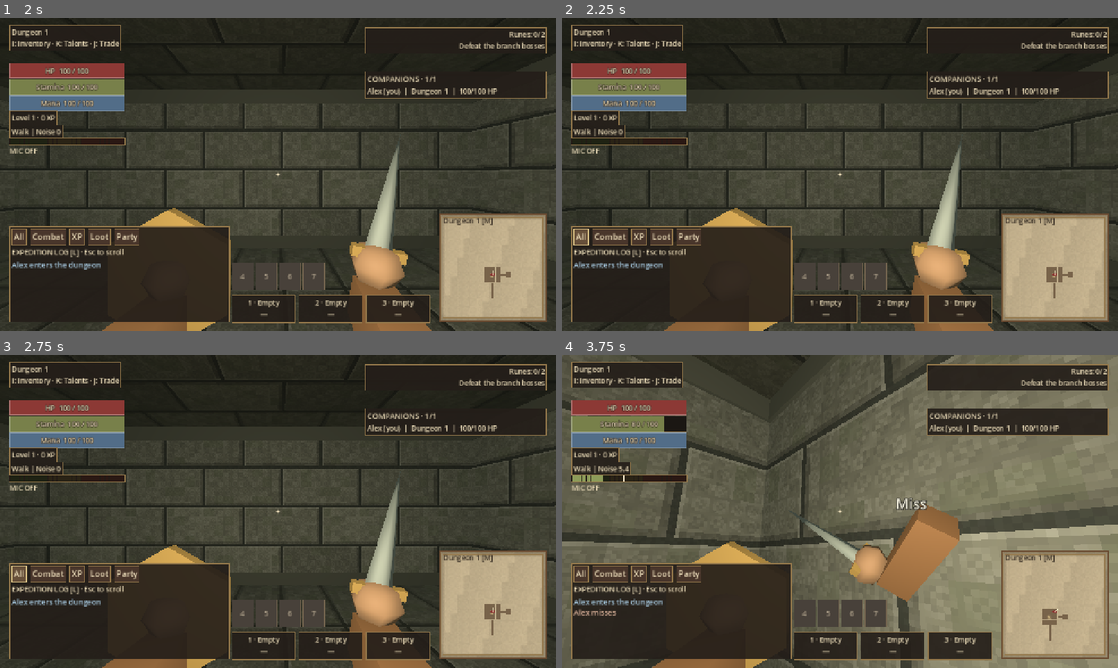
Above: before the commit, frames 1-4 (two rows, left to right).
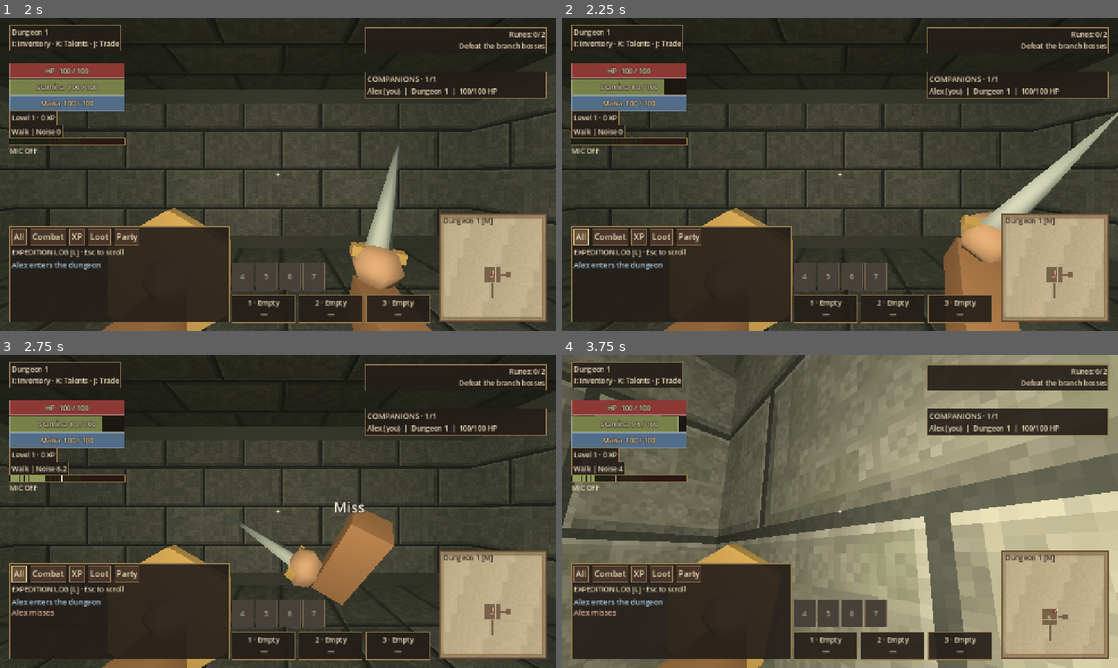
Above: after the commit, the same moments.

Repository: tdonnenfeld/LABIJ
Game: Godot game, scene res://game/main.tscn
Two runs of this game, one before a commit and one after it. Both use one fixed random seed, a clock stepped at 60 frames per second and the inputs below. Sound files missing from this copy of the repository are replaced by a short silence.
Inputs (mouse positions are in pixels of both pictures, inside the frame that each line leads up to):
- Up to frame 1 (2 s): click (200, 83) at 0.52 s; type "Alex" at 0.6 s; click "Solo" at 1.25 s
- Up to frame 2 (2.25 s): click "All" at 2 s
- Up to frame 3 (2.75 s): no input
- Up to frame 4 (3.75 s): tap Enter at 2.75 s; move the mouse to (867, 511) at 2.77 s; hold Alt 2.78-3.53 s; hold W from 2.78 s (still down); tap 0 at 2.85 s; click (867, 511) at 2.92 s; move the mouse to (812, 511) at 3.52 s; tap Alt at 3.6 s

Frame 1 is identical in both runs. In frame 2, 6.0% of the frame differs, in the area x 6-100%, y 19-100%; in frame 3, 6.2%; in frame 4, 40%, in the area x 0-100%, y 0-100%.

Commit message:
Integrate FPS trigger, spell hotkeys, aiming zoom and replicated bow charge

Diff:
--- a/game/main.gd
+++ b/game/main.gd
@@ -74,6 +74,7 @@
 var atmosphere_floor := -1
 var cancel_join_button: Button
 var input_age: Dictionary = {}
+var local_trigger := false
 var selected_profile: Array = ["", 0, 0]
 var noise_label: Label
 var target_label: Label
@@ -496,6 +497,7 @@
 	slider.value_changed.connect(func(value: float): settings.set_volume(bus, value); settings.save_file())
 
 func _start() -> void:
+	local_trigger = false
 	if not dedicated and not actors.has(multiplayer.get_unique_id()):
 		return
 	connecting = false
@@ -597,6 +599,7 @@
 	status.text = "Generating expedition..."
 
 func _failed(message: String = "Choose Solo, Host or Join") -> void:
+	local_trigger = false
 	active = false
 	connecting = false
 	bootstrapping = false
@@ -852,10 +855,7 @@
 	elif settings.matches(event, "discover"):
 		_talent_action("discover", "", 0)
 	elif settings.matches(event, "attack"):
-		if multiplayer.is_server():
-			attack_requests[multiplayer.get_unique_id()] = true
-		else:
-			request_attack.rpc_id(1)
+		return
 	elif event is InputEventMouseMotion:
 		yaw -= event.relative.x * 0.002 * settings.sensitivity
 		pitch = clampf(pitch - event.relative.y * 0.002 * settings.sensitivity, -1.4, 1.4)
@@ -867,9 +867,16 @@
 				else:
 					request_belt.rpc_id(1, i)
 				return
+		if event is InputEventKey and event.pressed and not event.echo and event.physical_keycode == KEY_0:
+			_talent_action("select_spell", "", -1)
+			return
 		for i in range(3):
 			if settings.matches(event, "ability%d" % (i + 1)):
-				_talent_action("activate", "", i)
+				var actor = actors.get(multiplayer.get_unique_id())
+				if actor != null and not actor.Spells.get_spell(actor.skills.slots[i]).is_empty() and not Input.is_physical_key_pressed(KEY_ALT):
+					_talent_action("select_spell", "", i)
+				else:
+					_talent_action("activate", "", i)
 				return
 
 func _physics_process(delta: float) -> void:
@@ -891,10 +898,18 @@
 		actor.rotation.y = yaw
 		var enabled := Input.mouse_mode == Input.MOUSE_MODE_CAPTURED and not escape_menu.visible and get_window().has_focus()
 		var block := enabled and settings.pressed("block")
+		var held := enabled and settings.pressed("attack")
+		if held != local_trigger:
+			local_trigger = held
+			if multiplayer.is_server():
+				actor.set_trigger(held, not enabled)
+			else:
+				request_trigger.rpc_id(1, held, not enabled)
 		var sprint := enabled and settings.pressed("sprint")
 		var quiet := enabled and settings.pressed("quiet")
 		if multiplayer.is_server():
-			actor.wants_block = block
+			actor.aiming = block and actor.ranged_mode()
+			actor.wants_block = block and not actor.ranged_mode()
 			actor.wants_sprint = sprint
 			actor.wants_quiet = quiet
 			actor.direction = move.limit_length()
@@ -913,6 +928,8 @@
 				actors[peer].wants_block = false
 				actors[peer].wants_sprint = false
 				actors[peer].wants_quiet = false
+				actors[peer].aiming = false
+				actors[peer].set_trigger(false, true)
 		for id in pending_profiles.keys():
 			pending_profiles[id] -= delta
 			if pending_profiles[id] <= 0:
@@ -1030,7 +1047,7 @@
 			stamina_bar.get_child(0).text = "Stamina  %d / %d" % [ceili(local.stamina), int(stamina_bar.max_value)]
 			mana_bar.get_child(0).text = "Mana  %d / %d" % [ceili(local.mana), int(mana_bar.max_value)]
 			if local.camera:
-				local.camera.fov = lerpf(local.camera.fov, 85.0 if local.sprinting else 75.0, minf(1.0, delta * 8.0))
+				local.camera.fov = lerpf(local.camera.fov, 52.0 if local.aiming else (85.0 if local.sprinting else 75.0), minf(1.0, delta * 8.0))
 			crosshair.modulate = Color("#90df87") if local.swing_hit and local.attack_phase == 2 else Color.WHITE
 		if hud:
 			var route: Dictionary = world.route_at(local.floor_id, local.position)
@@ -1040,6 +1057,10 @@
 			if world.secret_near(local):
 				hud.text += "  |  %s: Inspect loose masonry" % settings.label("interact")
 			var hint: String = world.objective_hint(local, local_id)
+			if local.selected_spell != "":
+				hint += "\nSpell: %s · LMB cast · 0 weapon" % local.selected_spell.capitalize()
+			elif local.bow_drawing:
+				hint += "\nDraw: %d%%" % roundi(local.bow_charge * 100.0)
 			if hint != "":
 				hud.text += "  |  " + hint.replace("E:", settings.label("interact") + ":").replace("G:", settings.label("drop_jewel") + ":")
 			update_objective_hud(local_id)
@@ -1073,7 +1094,8 @@
 		actors[id].direction = move.limit_length()
 		actors[id].heading = wrapf(angle, -PI, PI)
 		actors[id].look_pitch = clampf(vertical, -1.4, 1.4)
-		actors[id].wants_block = block
+		actors[id].aiming = block and actors[id].ranged_mode()
+		actors[id].wants_block = block and not actors[id].ranged_mode()
 		actors[id].wants_sprint = sprint
 		actors[id].wants_quiet = quiet
 
@@ -1115,6 +1137,11 @@
 			actors[id].noise_peak = states[id][17]
 			if states[id].size() > 18:
 				actor.look_pitch = states[id][18]
+			if states[id].size() > 22:
+				actor.selected_spell = states[id][19]
+				actor.aiming = states[id][20]
+				actor.bow_charge = states[id][21]
+				actor.bow_drawing = states[id][22]
 			actors[id].collision_layer = 2 if actors[id].health > 0 else 0
 			actors[id].collision_mask = 7 if actors[id].health > 0 else 0
 
@@ -1136,6 +1163,12 @@
 		NetMotion.reset(actors[id])
 	world.apply_monsters(mobs)
 	world.apply_secrets(secrets)
+
+@rpc("any_peer", "call_remote", "reliable")
+func request_trigger(held: bool, cancel: bool) -> void:
+	var id := multiplayer.get_remote_sender_id()
+	if remote_gameplay_ready(id):
+		actors[id].set_trigger(held, cancel)
 
 @rpc("any_peer", "call_remote", "reliable")
 func request_attack() -> void:
@@ -1244,11 +1277,15 @@
 func request_talent(action: String, id: String, index: int) -> void:
 	if remote_gameplay_ready(multiplayer.get_remote_sender_id()):
 		var peer := multiplayer.get_remote_sender_id()
-		if actors.has(peer) and id.length() <= 64 and action in ["buy", "slot", "activate", "discover", "drop_jewel", "throw_stone"]:
+		if actors.has(peer) and id.length() <= 64 and action in ["buy", "slot", "activate", "select_spell", "discover", "drop_jewel", "throw_stone"]:
 			talent_requests[peer] = [action, id, index]
 
 func apply_talent(actor, request: Array) -> void:
 	if actor.health <= 0:
+		return
+	if request[0] == "select_spell":
+		actor.set_trigger(false, true)
+		actor.select_spell(request[2])
 		return
 	if request[0] == "activate":
 		var slot: int = request[2]
@@ -1771,7 +1808,7 @@
 func player_states() -> Dictionary:
 	var states := {}
 	for id in actors:
-		states[id] = [actors[id].position, actors[id].heading, act …(343 unchanged characters)… rs[id].noise_peak, actors[id].look_pitch]
+		states[id] = [actors[id].position, actors[id].heading, act …(343 unchanged characters)… rs[id].noise_peak, actors[id].look_pitch, actors[id].selected_spell, actors[id].aiming, actors[id].bow_charge, actors[id].bow_drawing]
 
 	return states
 
